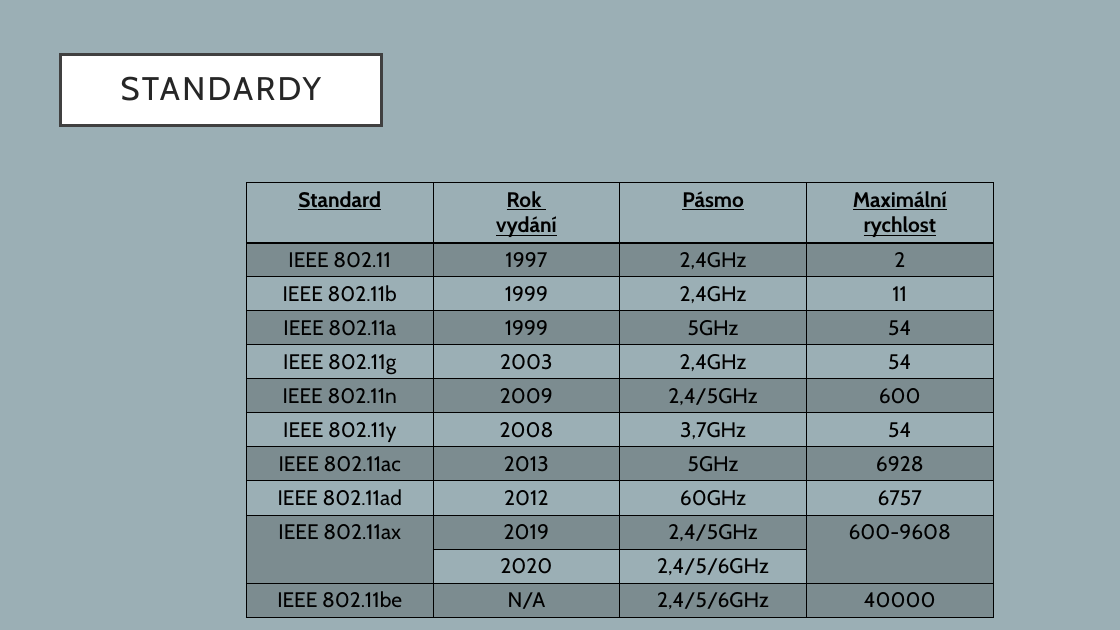
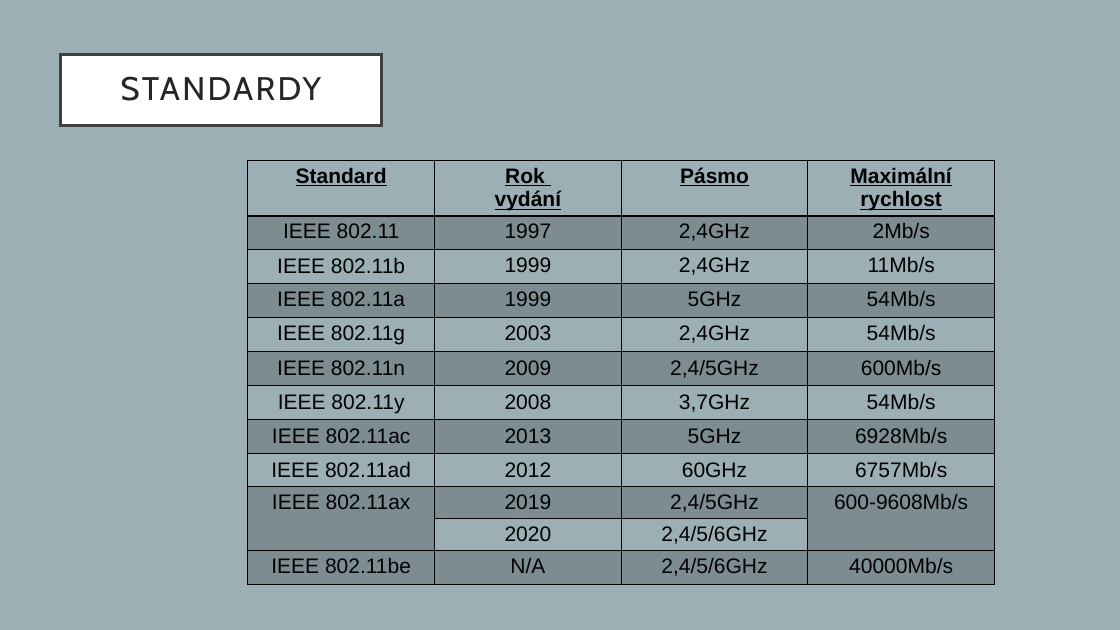
Before and after one commit to proch4zkov4/prezentace-wifi, a slide deck: slide 6 of prochazkova.pptx. Drawn at 1120x630 pixels with LibreOffice and Linux fonts; fonts in the diff are those of the drawing. Boxes give left, top, right and bottom in pixels: in the first picture for what was removed or moved away, otherwise in the second. Text is boxed around its words. In the diff, an @@ line names an element or a change of style, - is before the commit and + after.

Commit message:
5.

```diff
--- a/prochazkova.pptx
+++ b/prochazkova.pptx
@@ table at bbox=[248, 160, 994, 592] @@
-row 2, column 4: 2
+row 2, column 4: 2Mb/s
-row 3, column 4: 11
+row 3, column 4: 11Mb/s
-row 4, column 4: 54
+row 4, column 4: 54Mb/s
-row 5, column 4: 54
+row 5, column 4: 54Mb/s
-row 6, column 4: 600
+row 6, column 4: 600Mb/s
-row 7, column 4: 54
+row 7, column 4: 54Mb/s
-row 8, column 4: 6928
+row 8, column 4: 6928Mb/s
-row 9, column 4: 6757
+row 9, column 4: 6757Mb/s
-row 10, column 4: 600-9608
+row 10, column 4: 600-9608Mb/s
-row 12, column 4: 40000
+row 12, column 4: 40000Mb/s
@@ font Cabin to Arial in "Standard", "Rok", "vydání", "Pásmo" and 33 more places @@
@@ table: place and size @@
-table at bbox=[246, 183, 992, 615]
+table at bbox=[248, 160, 994, 592]
```
Also in this commit, not shown: 2 other slides changed, 2 slides added, 2 slides removed.
